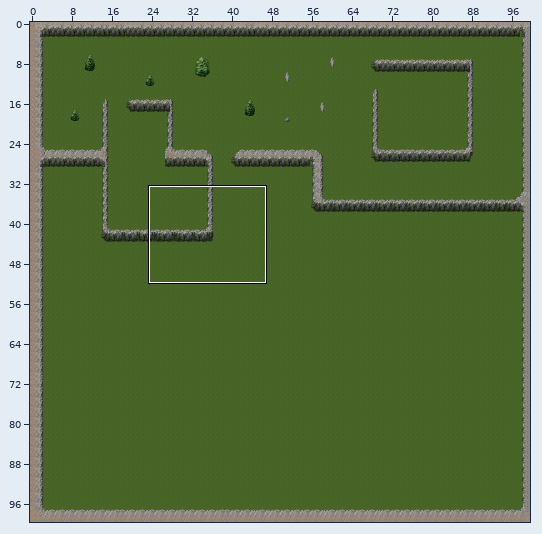
One commit to this Tiled map (JSON): David-Scott-E-Portfolio/ZombieHunter/assets/tilemaps/Level1.json. The picture above shows the old version from afar; the outline marks the close-up.
Close-up. Earlier state:
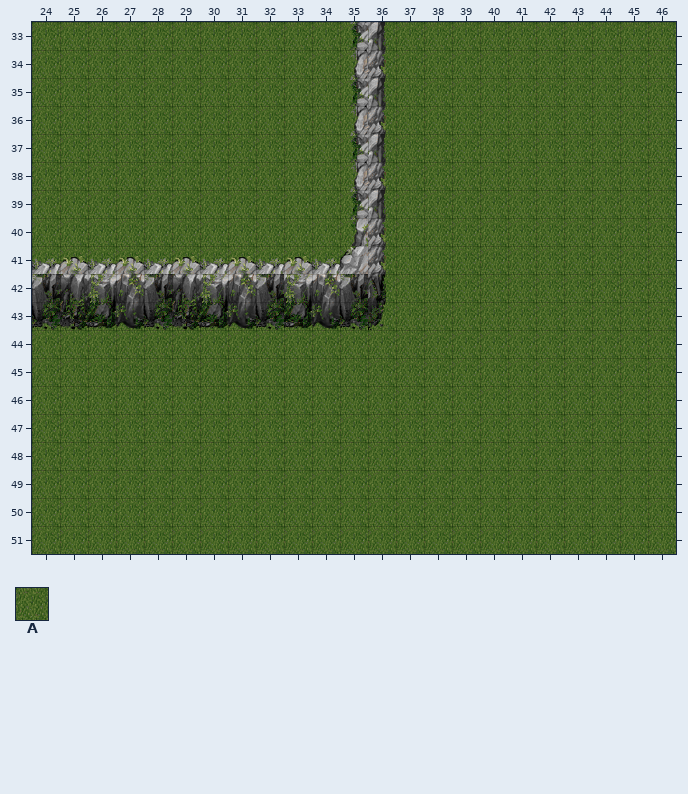
Cells are 32x32 px. Shown: x 24..46, y 33..51. The commit also changed other parts of the map, which this record leaves out.
Key: from "mountain_landscape": A 79.
_ is an empty cell, # one hidden under a higher layer.
Layers that did not change in this view are not listed.
Layer "GrassLayer" before, first column x 24:
33 AAAAAAAAAAAAAAAAAAAAAAA
34 AAAAAAAAAAAAAAAAAAAAAAA
35 AAAAAAAAAAAAAAAAAAAAAAA
36 AAAAAAAAAAAAAAAAAAAAAAA
37 AAAAAAAAAAAAAAAAAAAAAAA
38 AAAAAAAAAAAAAAAAAAAAAAA
39 AAAAAAAAAAAAAAAAAAAAAAA
40 AAAAAAAAAAAAAAAAAAAAAAA
41 AAAAAAAAAAAAAAAAAAAAAAA
42 ############AAAAAAAAAAA
43 AAAAAAAAAAAAAAAAAAAAAAA
44 AAAAAAAAAAAAAAAAAAAAAAA
45 AAAAAAAAAAAAAAAAAAAAAAA
46 AAAAAAAAAAAAAAAAAAAAAAA
47 AAAAAAAAAAAAAAAAAAAAAAA
48 AAAAAAAAAAAAAAAAAAAAAAA
49 AAAAAAAAAAAAAAAAAAAAAAA
50 AAAAAAAAAAAAAAAAAAAAAAA
51 AAAAAAAAAAAAAAAAAAAAAAA
After:
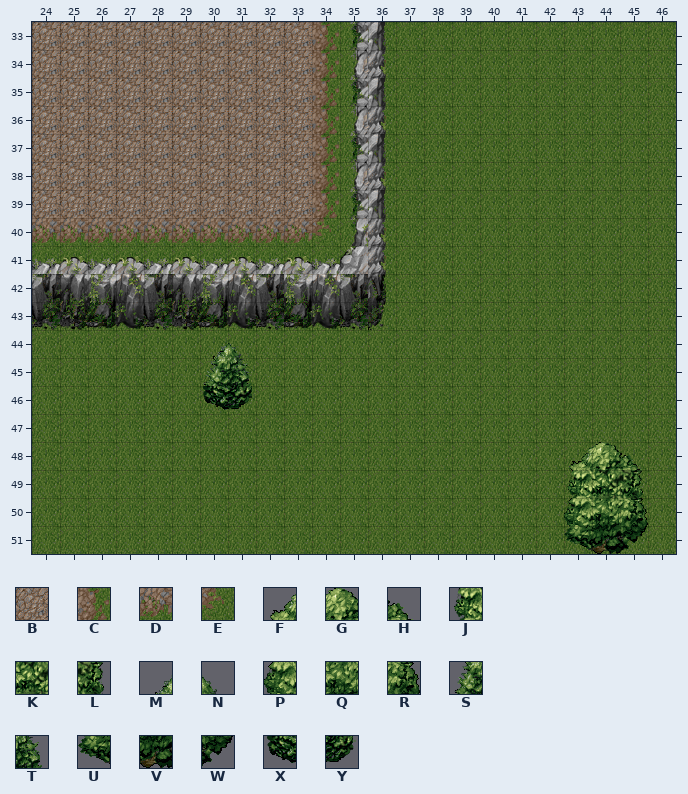
Further tiles: from "mountain_landscape": B 172, C 173, D 188, E 189, F 196, G 197, H 198, J 212, K 213, L 214, M 215, N 216, P 228, Q 229, R 230, S 231, T 232, U 244, V 245, W 246, X 247, Y 248.
Tiles of an added or newly shown layer are drawn over the layers below it.
Changes in this commit:
Layer "GrassLayer":
The author changed tile A to tile B in rows 33 to 39 at x 24 to 33.
The author changed tile A to tile C in rows 33 to 39 at x 34.
The author changed tile A to tile D in row 40 at x 24 to 33.
The author changed tile A to tile E in row 40 at x 34.
Layer "TreesLayer2" (added):
Tile F now appears in row 48 at x 43.
Tile G now appears in row 48 at x 44.
Tile H now appears in row 48 at x 45.
Tile J now appears in row 49 at x 43.
Tile K now appears in row 49 at x 44.
Tile L now appears in row 49 at x 45.
Tile M now appears in row 44 at x 30.
Tile N now appears in row 44 at x 31.
Tile P now appears in row 50 at x 43.
Tile Q now appears in row 50 at x 44.
Tile R now appears in row 50 at x 45.
Tile S now appears in row 45 at x 30.
Tile T now appears in row 45 at x 31.
Tile U now appears in row 51 at x 43.
Tile V now appears in row 51 at x 44.
Tile W now appears in row 51 at x 45.
Tile X now appears in row 46 at x 30.
Tile Y now appears in row 46 at x 31.
Where, in picture pixels (left, top, right, bottom), the same in both close-ups:
changed: (32, 22, 340, 246)
added: (203, 342, 253, 410)
added: (564, 442, 648, 554)
